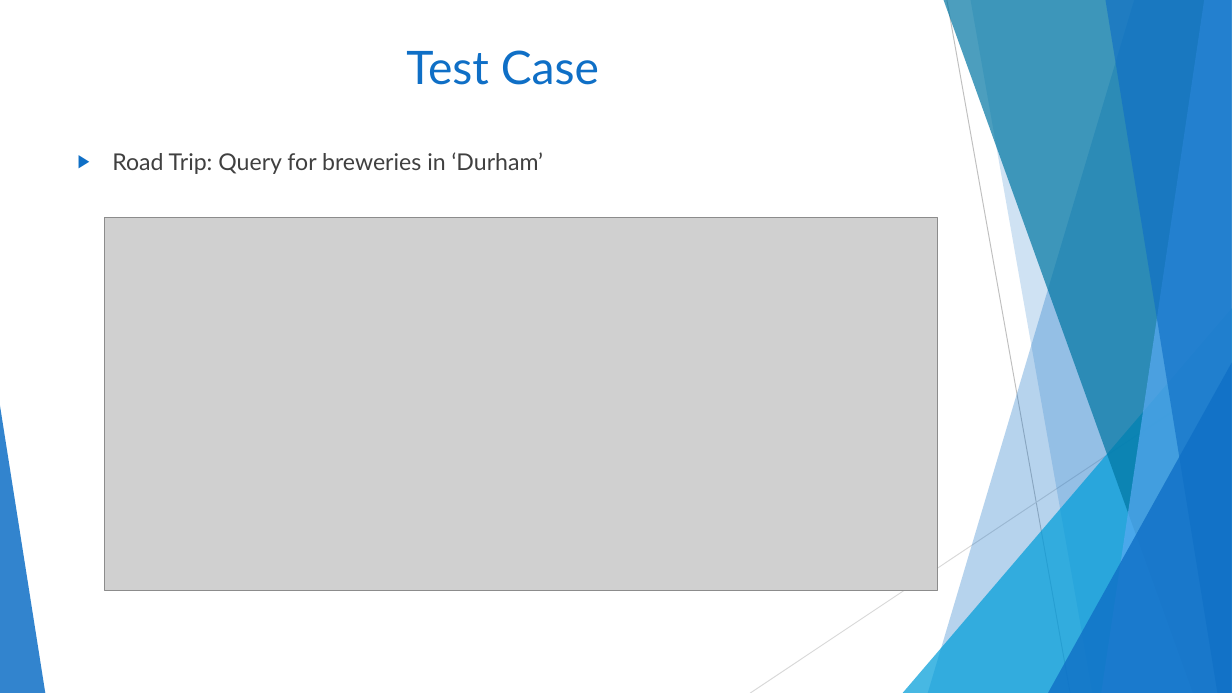
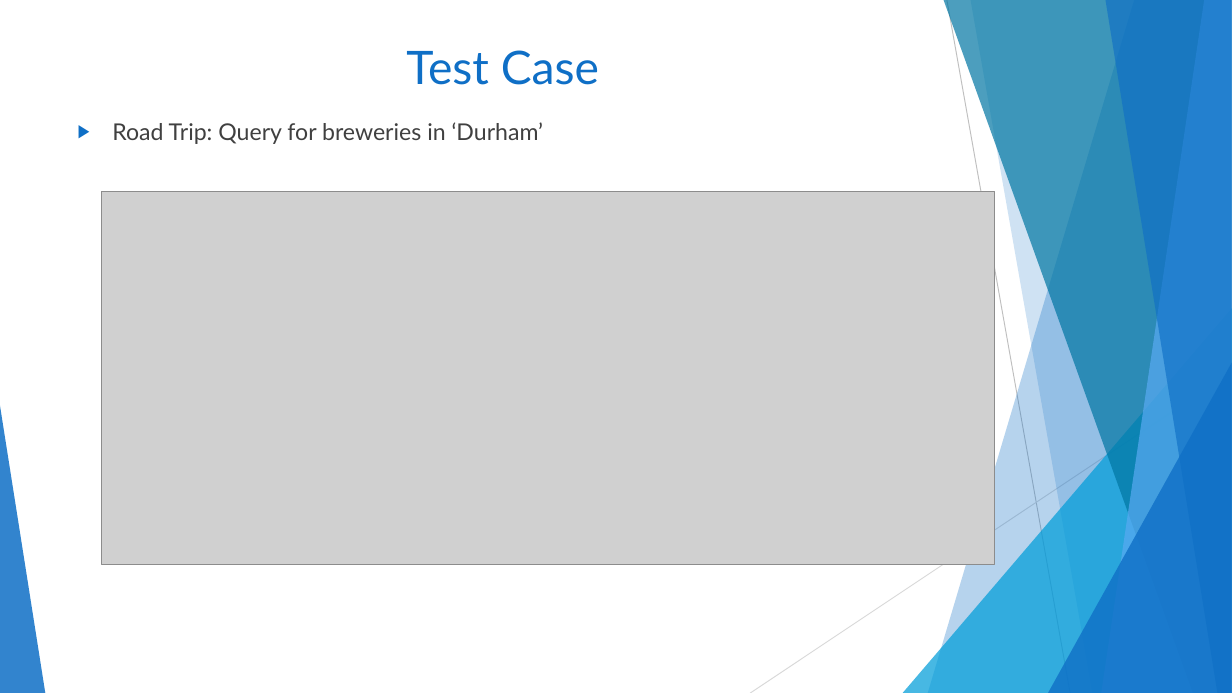
Before and after one commit to melindaeudy/ETL-Project, a slide deck: slide 9 of Carolina Brew Presentation.pptx. Drawn at 1232x693 pixels with LibreOffice and Linux fonts; fonts in the diff are those of the drawing; grey boxes stand for pictures. Boxes give left, top, right and bottom in pixels: in the first picture for what was removed or moved away, otherwise in the second. Text is boxed around its words. In the diff, an @@ line names an element or a change of style, - is before the commit and + after.

```diff
--- a/Carolina Brew Presentation.pptx
+++ b/Carolina Brew Presentation.pptx
@@ text "Road Trip: Query for breweries ..." moved from (x1=112, y1=152, x2=543, y2=174) to (x1=112, y1=122, x2=543, y2=144) @@
@@ picture resized from (x1=105, y1=217, x2=938, y2=592) to (x1=102, y1=191, x2=995, y2=566) @@
```
Also in this commit, not shown: 8 other slides changed, 1 other file.
